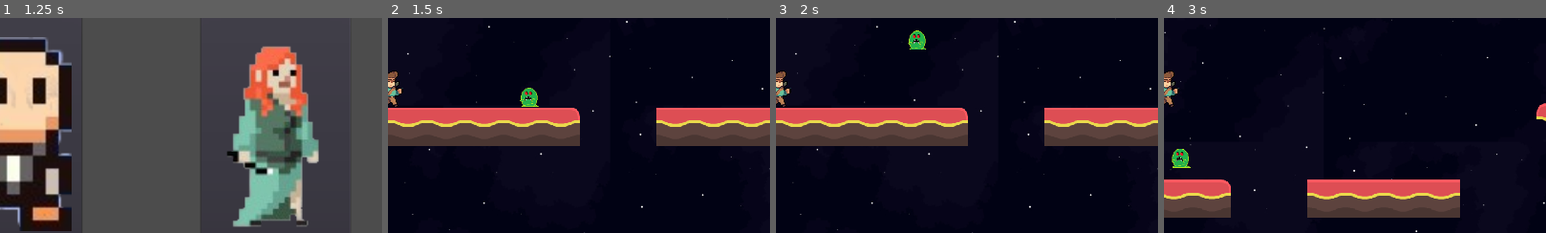
Above: before the commit, frames 1-4 (left to right).
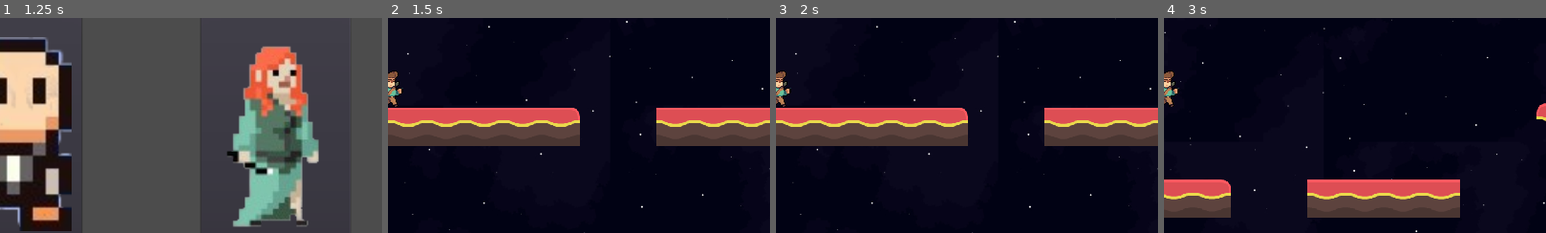
Above: after the commit, the same moments.

Repository: jonahshader/back5_platformer_unit3
Game: Godot game, scene res://scenes/menus/MainMenu.tscn
Two runs of this game, one before a commit and one after it. Both use one fixed random seed, a clock stepped at 60 frames per second and the inputs below.
Inputs (mouse positions are % of the whole screen's width and height, from its top left):
- Up to frame 1 (1.25 s): click "Click to Start" at 0.5 s
- Up to frame 2 (1.5 s): click (16, 59) at 1.25 s
- Up to frame 3 (2 s): no input
- Up to frame 4 (3 s): hold Space (jump) 2.03-2.78 s; hold Right (move_right) from 2.03 s (still down); tap Space (jump) at 2.85 s
The pictures show only the part of the screen within x 50-100%, y 32-82%; the shares and areas given below are measured in that part.

Frame 1 is identical in both runs. In frame 2, 0.3% of the frame differs, in the area x 34-40%, y 32-42%; in frame 3, 0.3%; in frame 4, 0.4%, in the area x 2-7%, y 60-70%.

Commit message:
Removed the accidentally added enemy to level 1
For some reason the last merge commit didn't catch that, it didn't even show up as a change at all.

Diff:
--- a/scenes/levels/Level_1.tscn
+++ b/scenes/levels/Level_1.tscn
@@ -7,7 +7,6 @@
 [ext_resource path="res://scenes/objects/Death_Wall.tscn" type="PackedScene" id=5]
 [ext_resource path="res://scenes/objects/EscExit.tscn" type="PackedScene" id=6]
 [ext_resource path="res://assets/Images/background.tscn" type="PackedScene" id=7]
-[ext_resource path="res://scenes/objects/enemy_jumper.tscn" type="PackedScene" id=8]
 
 [node name="1" type="Node2D"]
 
@@ -32,9 +31,6 @@
 
 [node name="background" parent="." instance=ExtResource( 7 )]
 
-[node name="enemy" parent="." instance=ExtResource( 8 )]
-position = Vector2( 300, 1000 )
-
 [connection signal="body_entered" from="Safehouse" to="Player" method="survived"]
 [connection signal="body_entered" from="Safehouse" to="GameHud" method="survived"]
 [connection signal="body_entered" from="Death_Wall" to="Player" method="gameover"]
Not shown: 1 places in scenes/levels/Level_1.tscn that only renumber resources
